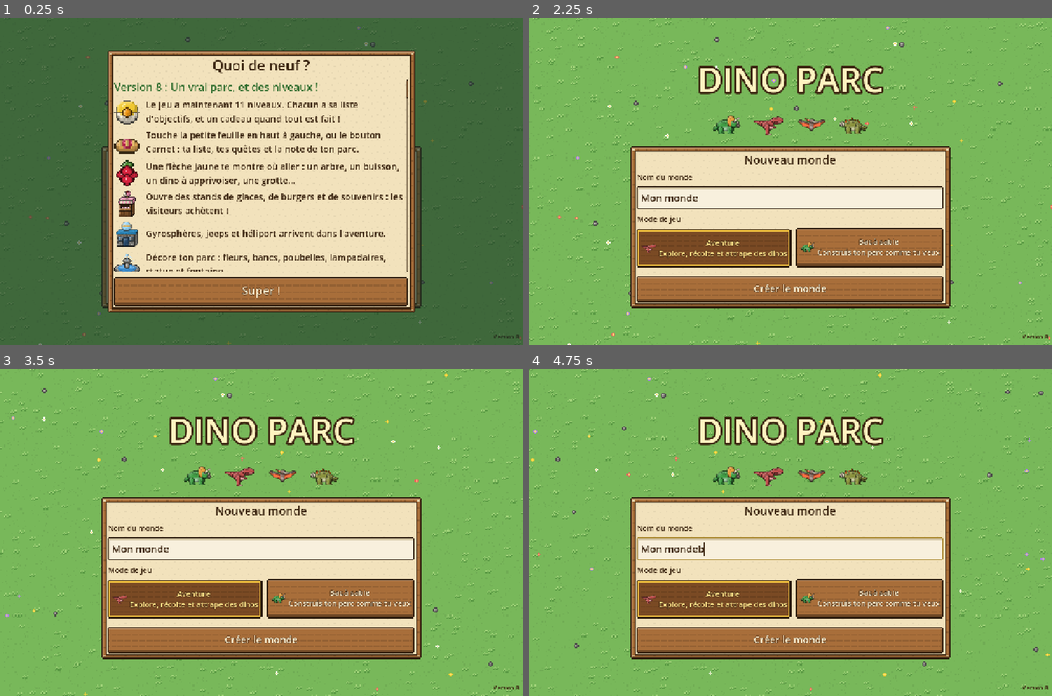
Above: before the commit, frames 1-4 (two rows, left to right).
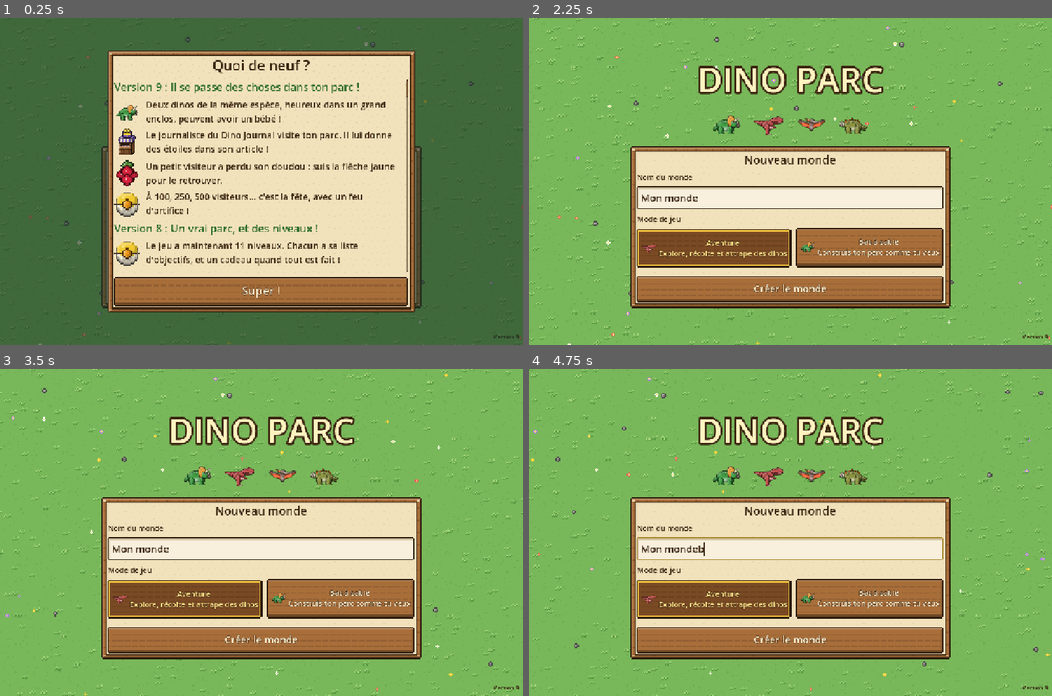
Above: after the commit, the same moments.

Repository: kevindjf/dino-parc
Game: Godot game, scene res://main.tscn
The game is run twice, just before and just after one commit, with the same random seed, the same clock (stepped at 60 frames per second) and the same inputs.
Inputs (mouse positions are in pixels of both pictures, inside the frame that each line leads up to):
- Up to frame 1 (0.25 s): no input
- Up to frame 2 (2.25 s): click "Aventure Explore, récolte et …" at 0.5 s; click "Bac à sable Construis ton par…" at 1.25 s; click "Créer le monde" at 2 s
- Up to frame 3 (3.5 s): tap Enter at 2.75 s; move the mouse to (376, 516) at 2.77 s; hold Right from 2.78 s (still down); tap I at 2.85 s; click (376, 516) at 2.92 s; tap Space at 3.02, 3.32 s
- Up to frame 4 (4.75 s): release Right at 3.5 s; drag from (685, 548) to (764, 597) at 3.52 s; move the mouse to (842, 460) at 4.27 s; hold Right from 4.28 s (still down); tap B at 4.35 s

The runs differ from the first frame. In frame 1, 7.2% of the frame differs, in the area x 21-99%, y 19-98%; in frame 2, less than 0.1%; in frame 3, less than 0.1%; in frame 4, less than 0.1%.

Commit message:
docs: news for version 9, park events
Co-Authored-By: Claude Opus 5.5 (1M context) <noreply@anthropic.com>

Diff:
--- a/scripts/news.gd
+++ b/scripts/news.gd
@@ -7,6 +7,16 @@
 # Pictures: any id of items.gd ("wood", "pickaxe_iron", ...) or "dino:<species>".
 
 const ENTRIES := [
+	{
+		"version": 9,
+		"title": "Il se passe des choses dans ton parc !",
+		"items": [
+			["dino:triceratops", "Deux dinos de la même espèce, heureux dans un grand enclos, peuvent avoir un bébé !"],
+			["souvenir", "Le journaliste du Dino Journal visite ton parc. Il lui donne des étoiles dans son article !"],
+			["berries", "Un petit visiteur a perdu son doudou : suis la flèche jaune pour le retrouver."],
+			["capsule_gold", "À 100, 250, 500 visiteurs… c'est la fête, avec un feu d'artifice !"],
+		],
+	},
 	{
 		"version": 8,
 		"title": "Un vrai parc, et des niveaux !",
